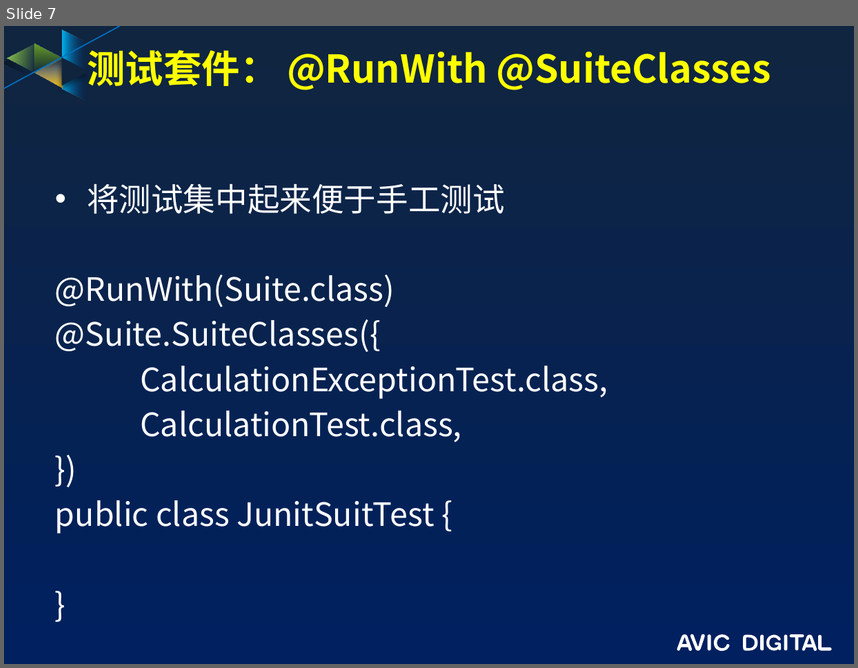
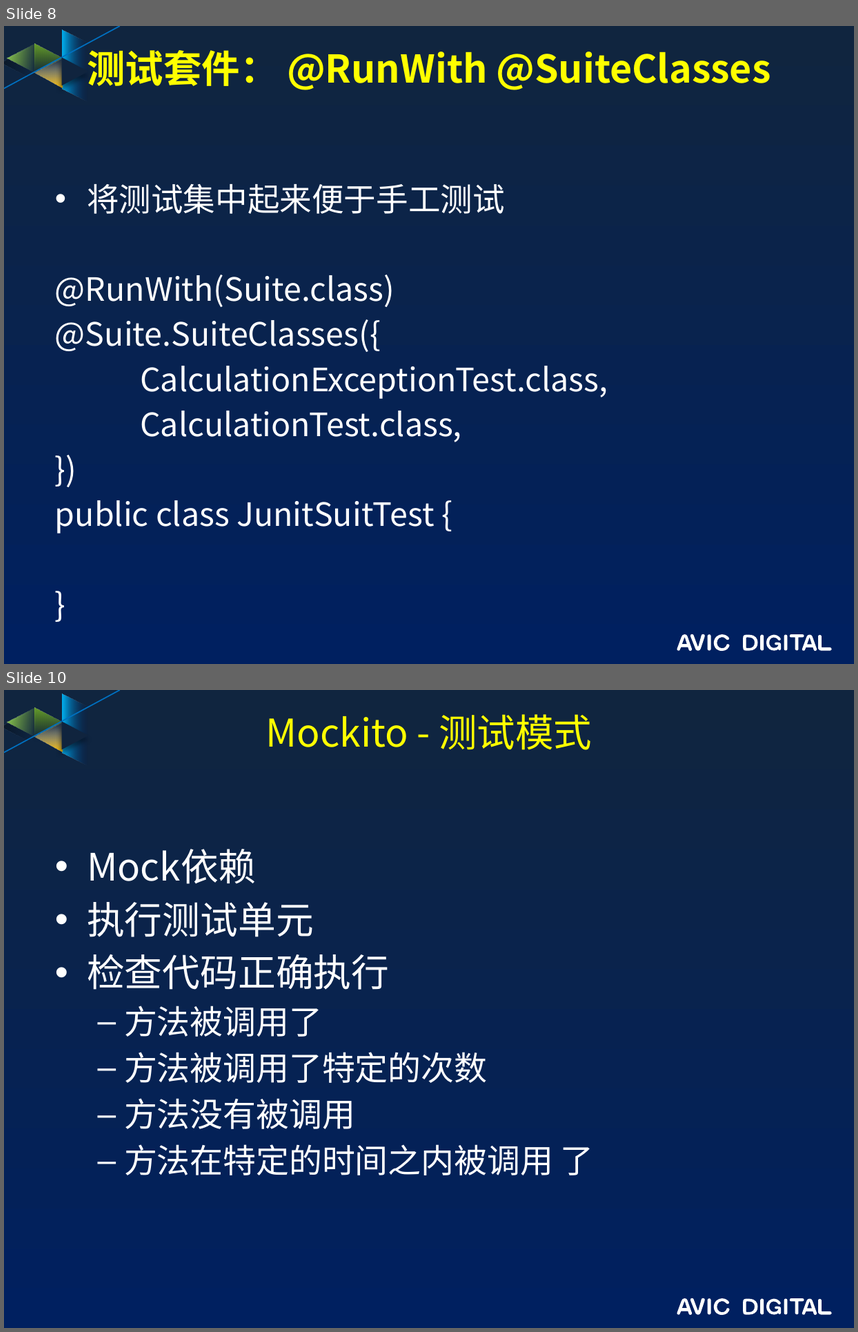
Before and after one commit to guofengzh/java-way, a slide deck: maven/docs/JUnit培训.pptx. Shown one above the other, each under a label of ours: slide 7 before the commit, slides 8 and 10 after it; the slides between them are not shown. The pictures are 858x668 and 858x1332 pixels, drawn with LibreOffice and Linux fonts; fonts in the diff are those of the drawing; background and template pictures are left out. Boxes give left, top, right and bottom in pixels: in the first picture for what was removed or moved away, otherwise in the second. Text is boxed around its words. In the diff, an @@ line names an element or a change of style, - is before the commit and + after.

```diff
--- a/maven/docs/JUnit培训.pptx
+++ b/maven/docs/JUnit培训.pptx
@@ slide 10 added at [4, 690, 854, 1328], background gradient #10253F to #002060; not listed: 17 template elements that a slide beside it also shows @@
@@ title added at [266, 714, 592, 750], 32.4 pt, text #FFFF00 @@
+Mockito - 测试模式
@@ text added at [87, 849, 594, 1175], 28 pt, text #FFFFFF @@
+• Mock依赖
+• 执行测试单元
+• 检查代码正确执行
+  – 方法被调用了
+  – 方法被调用了特定的次数
+  – 方法没有被调用
+  – 方法在特定的时间之内被调用 了
@@ what was slide 7 is now slide 8 @@
```
Also in this commit, not shown: 3 slides changed, 9 other slides added, 8 other files.
